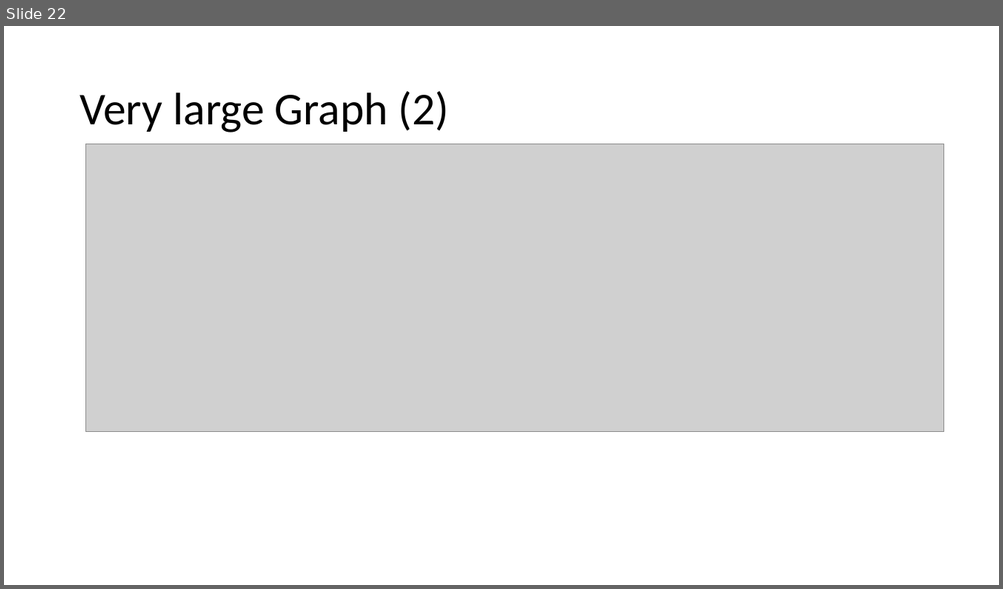
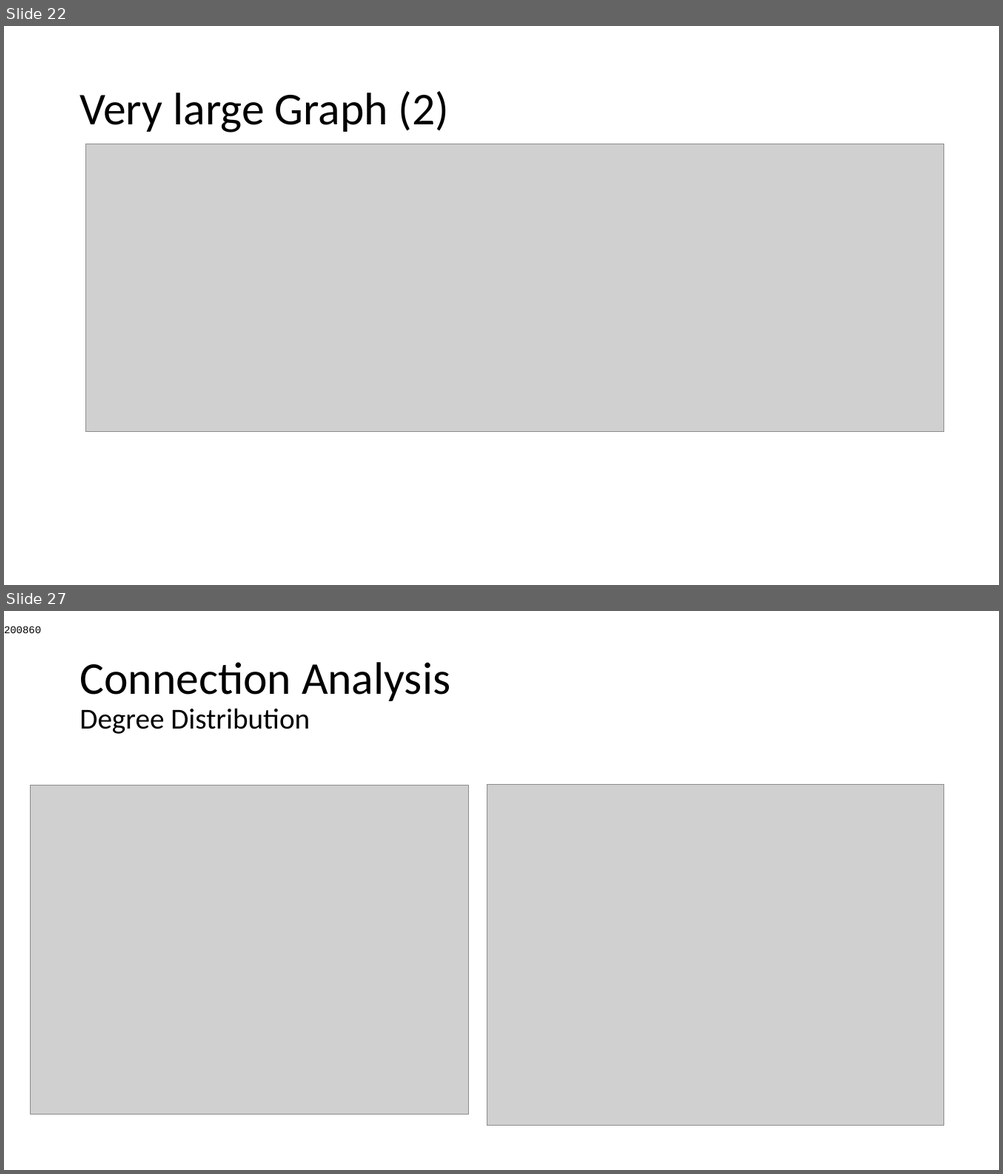
Before and after one commit to AtrayeeNeog/Visualization_2019-20, a slide deck: Documentation/Presentation/Project_Presentation_v2.pptx. Shown one above the other, each under a label of ours: slide 22 before the commit, slides 22 and 27 after it; the slides between them are not shown. The pictures are 1003x589 and 1003x1174 pixels, drawn with LibreOffice and Linux fonts; fonts in the diff are those of the drawing; grey boxes stand for pictures. Boxes give left, top, right and bottom in pixels: in the first picture for what was removed or moved away, otherwise in the second. Text is boxed around its words. In the diff, an @@ line names an element or a change of style, - is before the commit and + after.

```diff
--- a/Documentation/Presentation/Project_Presentation_v2.pptx
+++ b/Documentation/Presentation/Project_Presentation_v2.pptx
@@ slide 27 added at [4, 611, 999, 1170], background #FFFFFF @@
@@ text added at [4, 626, 41, 633], 10 pt, text #000000 @@
+200860
@@ title added at [79, 662, 450, 734], 44 pt, text #000000 @@
+Connection Analysis
+Degree Distribution
@@ picture added at [31, 786, 469, 1115] @@
@@ picture added at [486, 785, 943, 1126] @@
```
Also in this commit, not shown: 9 other slides added, 1 other file.
